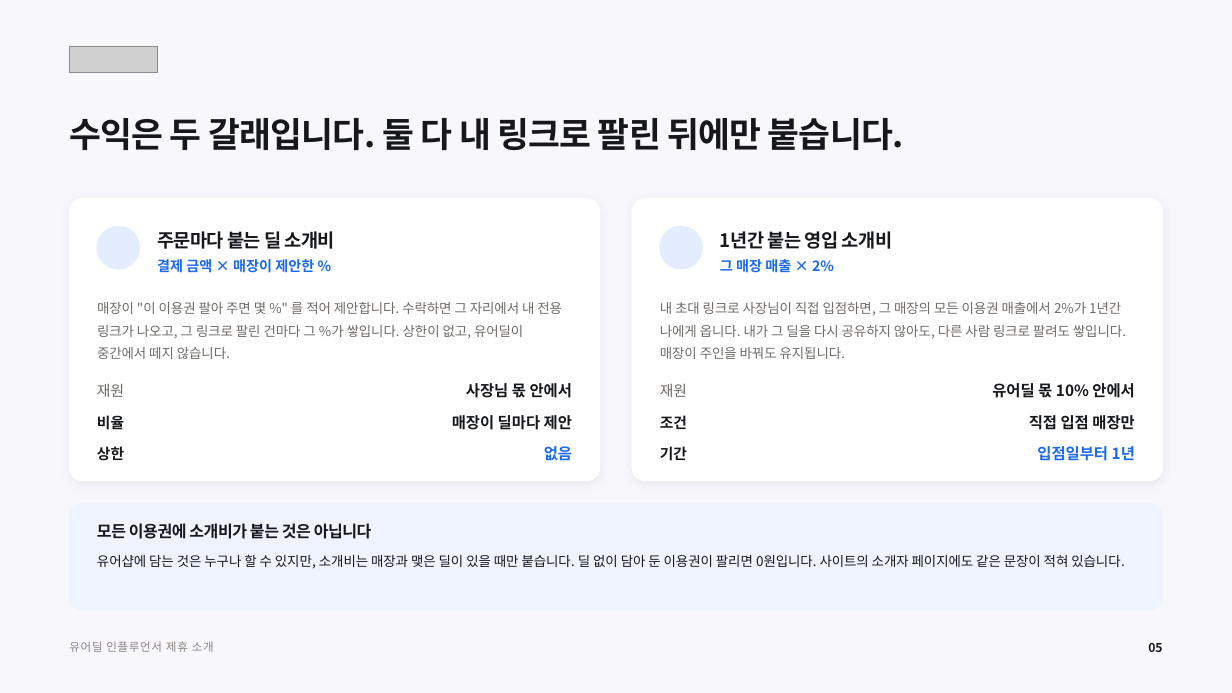
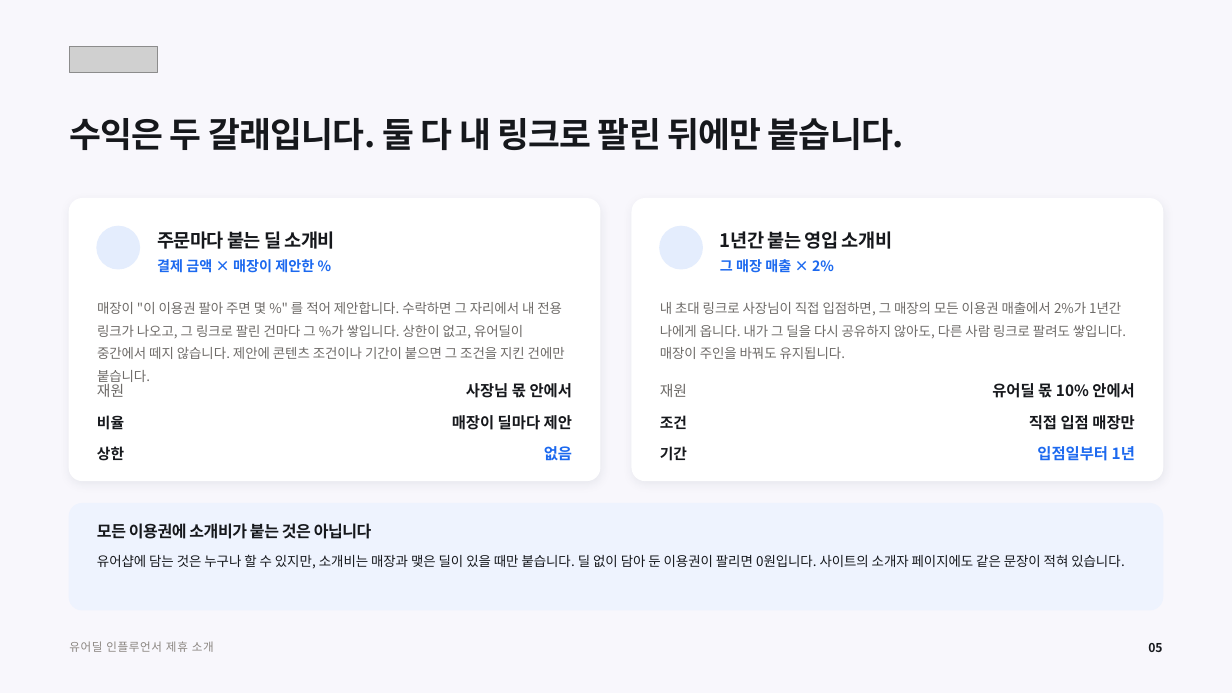
Before and after one commit to tobe2111/ur-live, a slide deck: slide 5 of docs/business/proposals/urdeal-influencer-deck.pptx. Drawn at 1232x693 pixels with LibreOffice and Linux fonts; fonts in the diff are those of the drawing; grey boxes stand for pictures; background and template pictures are left out. Boxes give left, top, right and bottom in pixels: in the first picture for what was removed or moved away, otherwise in the second. Text is boxed around its words. In the diff, an @@ line names an element or a change of style, - is before the commit and + after.

```diff
--- a/docs/business/proposals/urdeal-influencer-deck.pptx
+++ b/docs/business/proposals/urdeal-influencer-deck.pptx
@@ text at (x1=97, y1=302, x2=565, y2=385): text changed @@
-매장이 "이 이용권 팔아 주면 몇 %" 를 적어 제안합니다. 수락하면 그 자리에서 내 전용 링크가 나오고, 그 링크로 팔린 건마다 그 %가 쌓입니다. 상한이 없고, 유어딜이 중간에서 떼지 않습니다.
+매장이 "이 이용권 팔아 주면 몇 %" 를 적어 제안합니다. 수락하면 그 자리에서 내 전용 링크가 나오고, 그 링크로 팔린 건마다 그 %가 쌓입니다. 상한이 없고, 유어딜이 중간에서 떼지 않습니다. 제안에 콘텐츠 조건이나 기간이 붙으면 그 조건을 지킨 건에만 붙습니다.
```
Also in this commit, not shown: 4 other slides changed, 12 other files.
